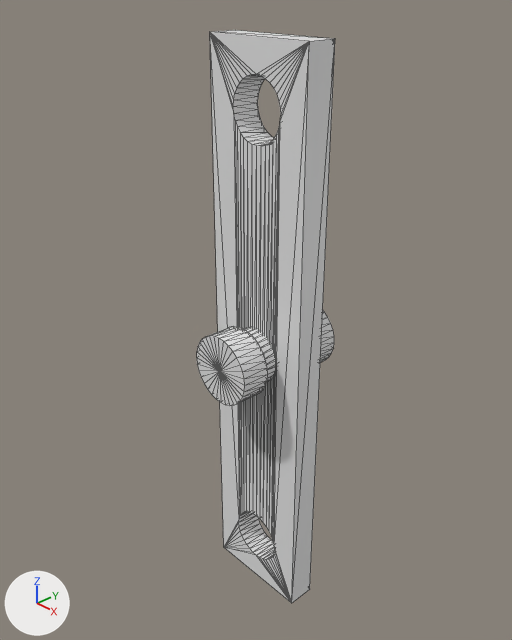
Before and after pictures for a commit that changed the Blender file meshes/pendulum/pendulum.blend.
Camera for both pictures: a 50 mm camera at (3.84, -3.68, 2.92) aimed at (-0.1, -0.03, 0.26). The axes (+X, +Y, +Z) are drawn at lower left. The lights are the same throughout. Mesh edges are drawn as thin lines.

Objects in the first picture: 'Pendulum-Arm', 'Pin'.
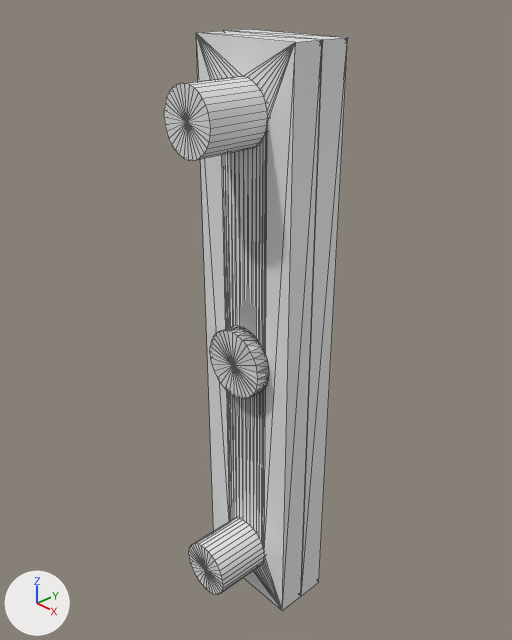
Commit message: Tightened pin in pendulums

Changed parts and their boxes (x1, y1, x2, y2) in the pictures (512 x 640 px):
'Pendulum-Arm', moved
    before: (210, 30, 335, 603)
    after: (229, 29, 348, 596)
'Pendulum-Arm.001', added
    after: (196, 31, 322, 610)
'Cylinder.007', added
    after: (164, 76, 267, 161)
'Pin', moved, rescaled, reshaped
    before: (197, 311, 334, 406)
    after: (210, 326, 269, 399)
'Cylinder.006', added
    after: (189, 518, 264, 594)
'Cylinder.004', shown
    after: (210, 326, 269, 399)

The change, as a list of edits to the scene's bpy script:
```text
Change ob_pendulum_arm:
    ob_pendulum_arm.location: (0.0, 0.0, 0.0) -> (0.0, 0.128, 0.0)
Change ob_cylinder_003:
    ob_cylinder_003.location: (0.0, 0.4, 0.0) -> (0.0, 0.32, 0.0)
    remove ob_cylinder_003.hide_set(True)
    ob_cylinder_003.scale: (1.25, 1.25, 0.25) -> (1.25, 1.25, 0.125)
Change ob_cylinder_004:
    ob_cylinder_004.location: (0.0, -0.4, 0.0) -> (0.0, -0.32, 0.0)
    remove ob_cylinder_004.hide_set(True)
    ob_cylinder_004.scale: (1.25, 1.25, 0.25) -> (1.25, 1.25, 0.125)
Add ob_pendulum_arm_001:
    ob_pendulum_arm_001 = bpy.data.objects.new('Pendulum-Arm.001', me_cube.copy())  # the mesh of ob_pendulum_arm
    ob_pendulum_arm_001.location = (0.0, -0.128, 0.0)
    ob_pendulum_arm_001.rotation_euler = (0.0, 0.0, 1.571)  # degrees (0, 0, 90)
    ob_pendulum_arm_001.scale = (0.25, 1.0, 5.0)
    _m = ob_pendulum_arm_001.modifiers.new('Boolean', 'BOOLEAN')
    _m.object = ob_cylinder_007
    _m.solver = 'FLOAT'
    _m = ob_pendulum_arm_001.modifiers.new('Boolean.001', 'BOOLEAN')
    _m.object = ob_cylinder_006
    _m.solver = 'FLOAT'
    _m = ob_pendulum_arm_001.modifiers.new('Triangulate', 'TRIANGULATE')
Add ob_cylinder_006:
    ob_cylinder_006 = bpy.data.objects.new('Cylinder.006', me_cylinder_001.copy())  # the mesh of ob_cylinder_001
    ob_cylinder_006.location = (0.0, -0.254, -2.0)
    ob_cylinder_006.rotation_euler = (-1.571, 1.571, 0.0)  # degrees (-90, 90, 0)
Add ob_cylinder_007:
    ob_cylinder_007 = bpy.data.objects.new('Cylinder.007', me_cylinder_001.copy())  # the mesh of ob_cylinder_001
    ob_cylinder_007.location = (0.0, -0.254, 2.0)
    ob_cylinder_007.rotation_euler = (-1.571, 1.571, 0.0)  # degrees (-90, 90, 0)
```
